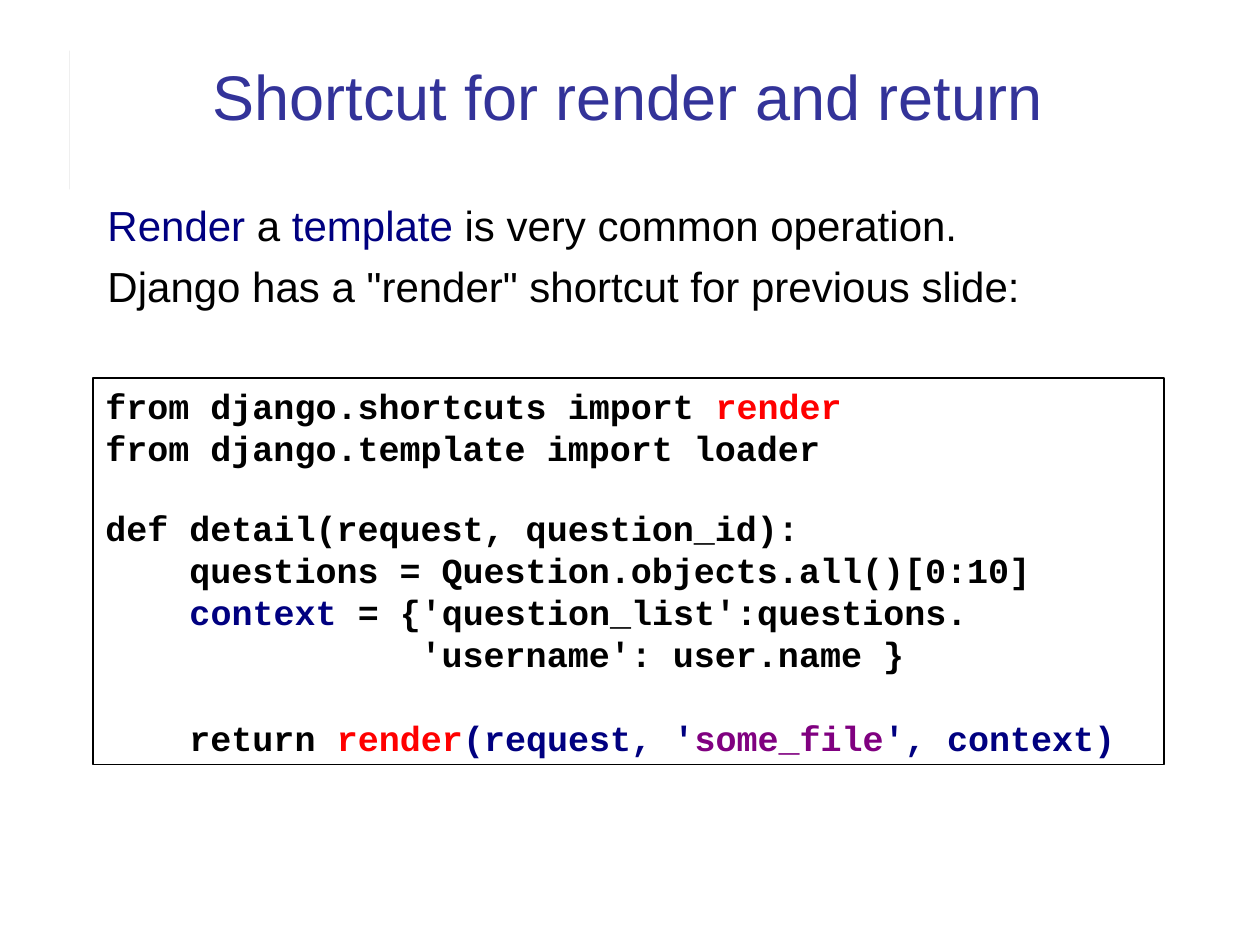
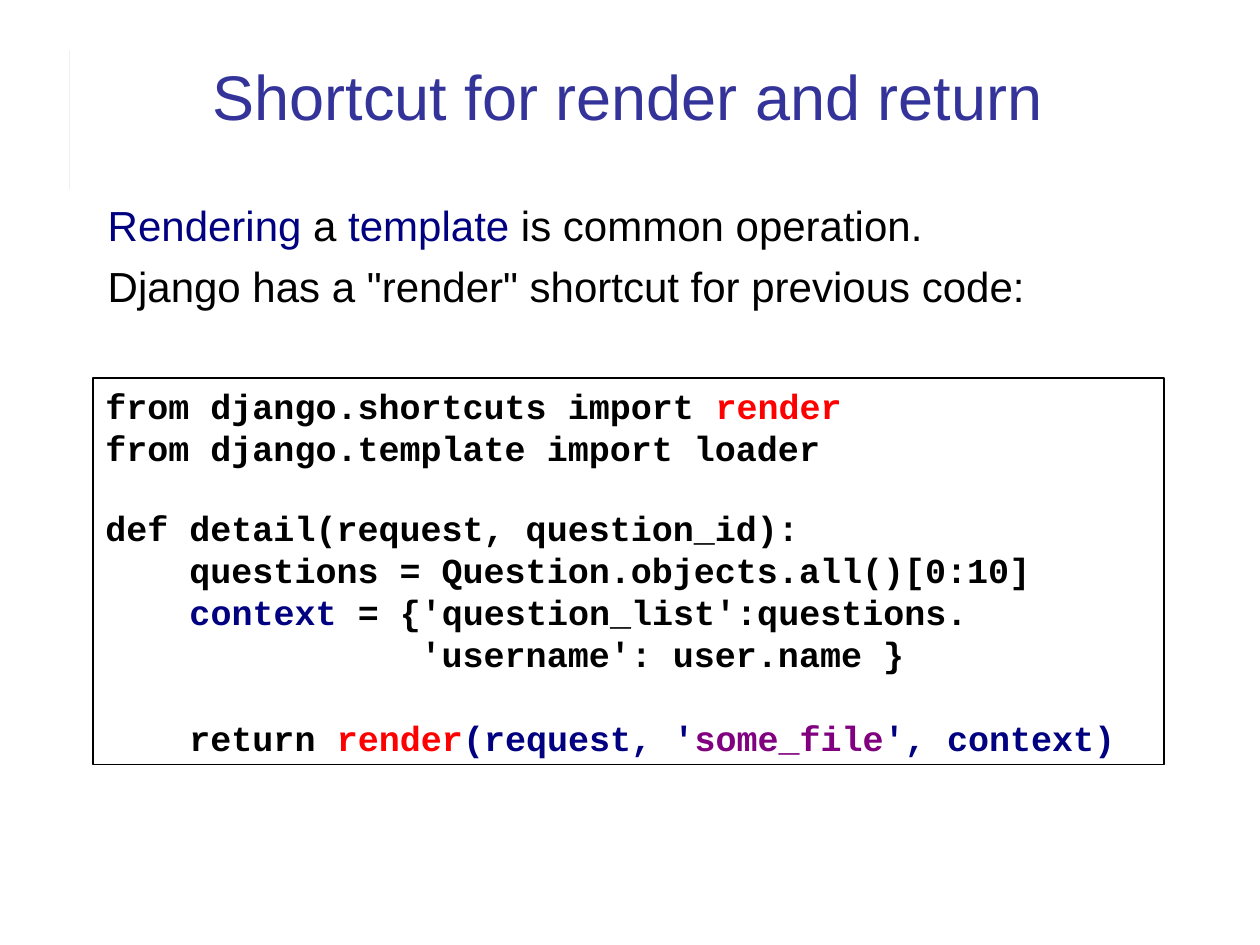
Before and after one commit to cpske/ISP, a slide deck: slide 10 of web/Django-review-1.ppt (slide 9 before the commit). Drawn at 1260x945 pixels with LibreOffice and Linux fonts; fonts in the diff are those of the drawing. Boxes give left, top, right and bottom in pixels: in the first picture for what was removed or moved away, otherwise in the second. Text is boxed around its words. In the diff, an @@ line names an element or a change of style, - is before the commit and + after.

```diff
--- a/web/Django-review-1.ppt
+++ b/web/Django-review-1.ppt
@@ text at (x1=108, y1=210, x2=1025, y2=310): text changed @@
-Render a template is very common operation.
-Django has a "render" shortcut for previous slide:
+Rendering a template is common operation.
+Django has a "render" shortcut for previous code:
```
Also in this commit, not shown: 8 other slides changed, 1 slide added, 7 other files.
